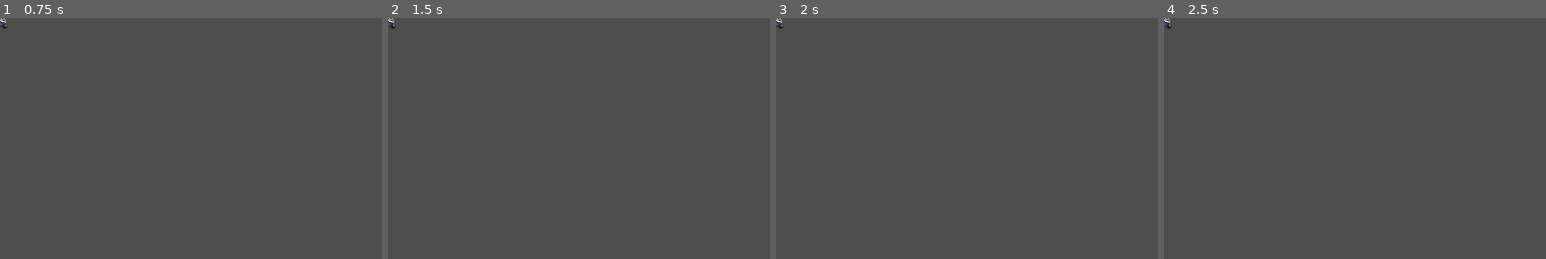
Above: before the commit, frames 1-4 (left to right).
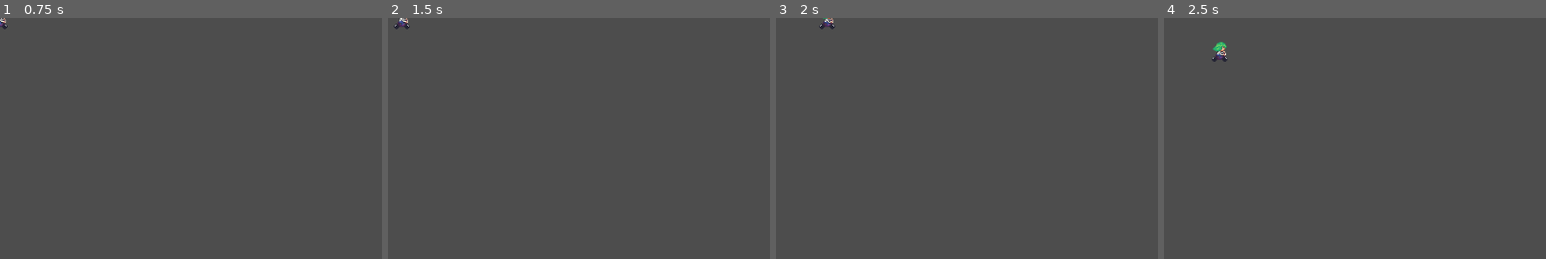
Above: after the commit, the same moments.

Repository: MarGon-Game/rain-rider
Game: Godot game, scene res://menú.tscn
Same seed, same stepped clock (60 frames per second), same inputs: the game is played once before the commit and once after it.
Inputs:
- Up to frame 1 (0.75 s): click "JUGAR" at 0.5 s
- Up to frame 2 (1.5 s): tap Enter at 1.25 s; hold Right (RIGHT, bound only after the commit) from 1.28 s (still down)
- Up to frame 3 (2 s): keep holding Right (RIGHT, bound only after the commit)
- Up to frame 4 (2.5 s): release Right (RIGHT, bound only after the commit) at 2.03 s; hold Down (DOWN, bound only after the commit) from 2.03 s (still down)
The pictures show only the part of the screen within x 0-50%, y 0-50%; the shares and areas given below are measured in that part.

Frame 1 is identical in both runs. In frame 2, 0.2% of the frame differs, in the area x 0-6%, y 0-5%; in frame 3, 0.2%; in frame 4, 0.3%, in the area x 0-17%, y 0-19%.

Commit message:
Player Movement
Implementacion del movimiento de personaje, incluyendo sus sprites respectivos

Diff:
--- /dev/null
+++ b/rain-rider/player.gd
@@ -0,0 +1,56 @@
+class_name Player
+extends CharacterBody2D
+
+enum PlayerStates{ALIVE,DEAD}
+const SPEED : float = 100.0
+const DEACCELERATION : float = 50.0
+var lives : int = 3
+var direction : Vector2 = Vector2.ZERO
+var currentState : PlayerStates = PlayerStates.ALIVE
+
+@onready var animation : AnimatedSprite2D = $Animations
+
+func UpdateDirection() -> void:
+	direction = Input.get_vector("LEFT","RIGHT","UP","DOWN").normalized()
+	pass
+
+func ProcessMovement() -> void:
+	#Movimiento
+	if direction != Vector2.ZERO:
+		velocity.x = move_toward(velocity.x,SPEED * direction.x,DEACCELERATION)
+		velocity.y = move_toward(velocity.y,SPEED * direction.y,DEACCELERATION)
+	else : #Desaceleracion
+		velocity.x = move_toward(velocity.x,0.0,DEACCELERATION)
+		velocity.y = move_toward(velocity.y,0.0,DEACCELERATION)
+	pass
+	move_and_slide()
+
+func PlayAnimations() -> void:
+	if direction.x < 0.0:
+		animation.flip_h = true
+	elif direction.x > 0.0:
+		animation.flip_h = false
+
+	if direction == Vector2.ZERO:
+		animation.play("reposo")
+	else:
+		animation.play("andando")
+	pass
+
+func _init() -> void:
+	currentState = PlayerStates.ALIVE
+	lives = 3
+	pass
+
+
+func _physics_process(delta: float) -> void:
+	if currentState == PlayerStates.ALIVE:
+		UpdateDirection()
+		ProcessMovement()
+		pass
+	pass
+
+func _process(delta: float) -> void:
+	if currentState == PlayerStates.ALIVE:
+		PlayAnimations()
+	pass
--- a/rain-rider/player.tscn
+++ b/rain-rider/player.tscn
@@ -1,6 +1,7 @@
-[gd_scene load_steps=8 format=3 uid="uid://dlckd617chqdo"]
+[gd_scene load_steps=9 format=3 uid="uid://dlckd617chqdo"]
 
 [ext_resource type="Texture2D" uid="uid://trhjkbujh0eu" path="res://asstes/sprites.png" id="1_4flbx"]
+[ext_resource type="Script" uid="uid://cj73elvqjmv16" path="res://player.gd" id="1_onrkg"]
 
 [sub_resource type="AtlasTexture" id="AtlasTexture_onrkg"]
 atlas = ExtResource("1_4flbx")
@@ -46,14 +47,14 @@
 [sub_resource type="RectangleShape2D" id="RectangleShape2D_1jxqw"]
 size = Vector2(21, 15)
 
-[node name="player" type="Node2D"]
-metadata/_edit_group_ = true
+[node name="player" type="CharacterBody2D"]
+script = ExtResource("1_onrkg")
 
-[node name="AnimatedSprite2D" type="AnimatedSprite2D" parent="."]
+[node name="Animations" type="AnimatedSprite2D" parent="."]
 sprite_frames = SubResource("SpriteFrames_2hs0m")
 animation = &"andando"
-frame_progress = 0.63241
+frame_progress = 0.462407
 
-[node name="CollisionShape2D" type="CollisionShape2D" parent="AnimatedSprite2D"]
+[node name="CollisionShape2D" type="CollisionShape2D" parent="."]
 position = Vector2(-0.5, 7.5)
 shape = SubResource("RectangleShape2D_1jxqw")
--- a/rain-rider/project.godot
+++ b/rain-rider/project.godot
@@ -19,6 +19,29 @@
 
 window/size/viewport_width=1024
 
+[input]
+
+LEFT={
+"deadzone": 0.2,
+"events": [Object(InputEventKey,"resource_local_to_scene":false,"resource_name":"","device":-1,"window_id":0,"alt_pressed":false,"shift_pressed":false,"ctrl_pressed":false,"meta_pressed":false,"pressed":false,"keycode":0,"physical_keycode":4194319,"key_label":0,"unicode":0,"location":0,"echo":false,"script":null)
+]
+}
+RIGHT={
+"deadzone": 0.2,
+"events": [Object(InputEventKey,"resource_local_to_scene":false,"resource_name":"","device":-1,"window_id":0,"alt_pressed":false,"shift_pressed":false,"ctrl_pressed":false,"meta_pressed":false,"pressed":false,"keycode":0,"physical_keycode":4194321,"key_label":0,"unicode":0,"location":0,"echo":false,"script":null)
+]
+}
+UP={
+"deadzone": 0.2,
+"events": [Object(InputEventKey,"resource_local_to_scene":false,"resource_name":"","device":-1,"window_id":0,"alt_pressed":false,"shift_pressed":false,"ctrl_pressed":false,"meta_pressed":false,"pressed":false,"keycode":0,"physical_keycode":4194320,"key_label":0,"unicode":0,"location":0,"echo":false,"script":null)
+]
+}
+DOWN={
+"deadzone": 0.2,
+"events": [Object(InputEventKey,"resource_local_to_scene":false,"resource_name":"","device":-1,"window_id":0,"alt_pressed":false,"shift_pressed":false,"ctrl_pressed":false,"meta_pressed":false,"pressed":false,"keycode":0,"physical_keycode":4194322,"key_label":0,"unicode":0,"location":0,"echo":false,"script":null)
+]
+}
+
 [rendering]
 
 textures/canvas_textures/default_texture_filter=0
--- /dev/null
+++ b/rain-rider/prototype.tscn
@@ -0,0 +1,8 @@
+[gd_scene load_steps=2 format=3 uid="uid://d04frywksan5v"]
+
+[ext_resource type="PackedScene" uid="uid://dlckd617chqdo" path="res://player.tscn" id="1_gxbh7"]
+
+[node name="Prototype" type="Node2D"]
+
+[node name="player" parent="." instance=ExtResource("1_gxbh7")]
+position = Vector2(225, 133)
Not shown, added: rain-rider/player.gd.uid
